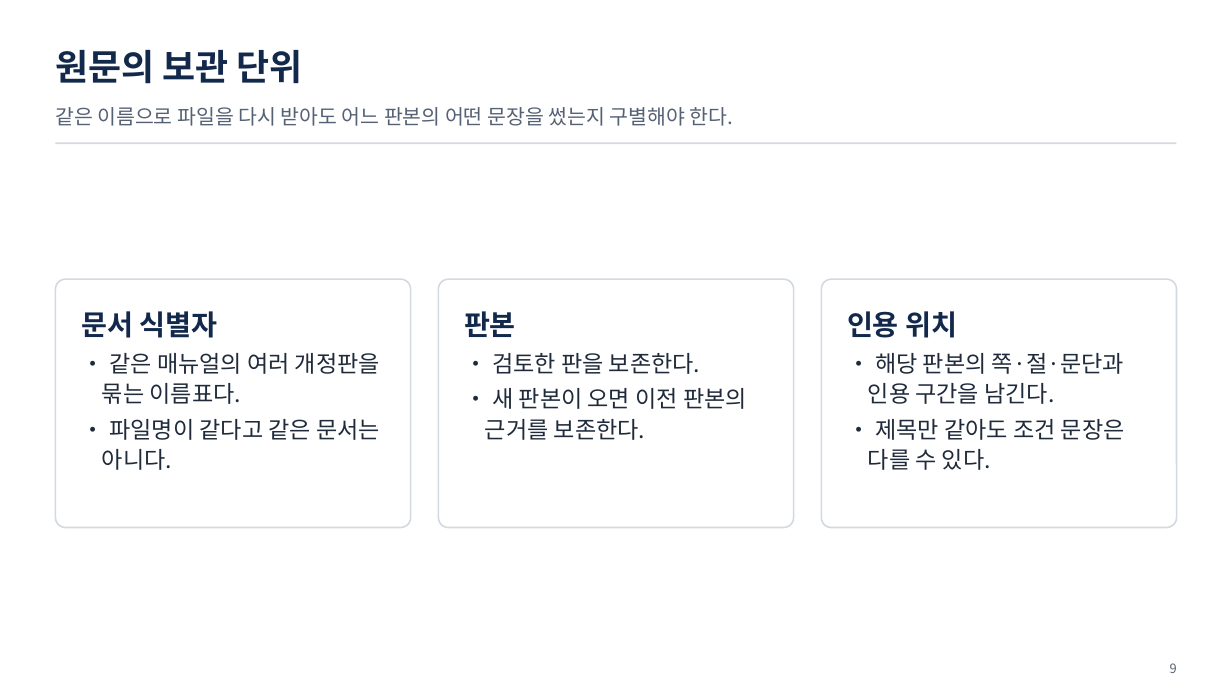
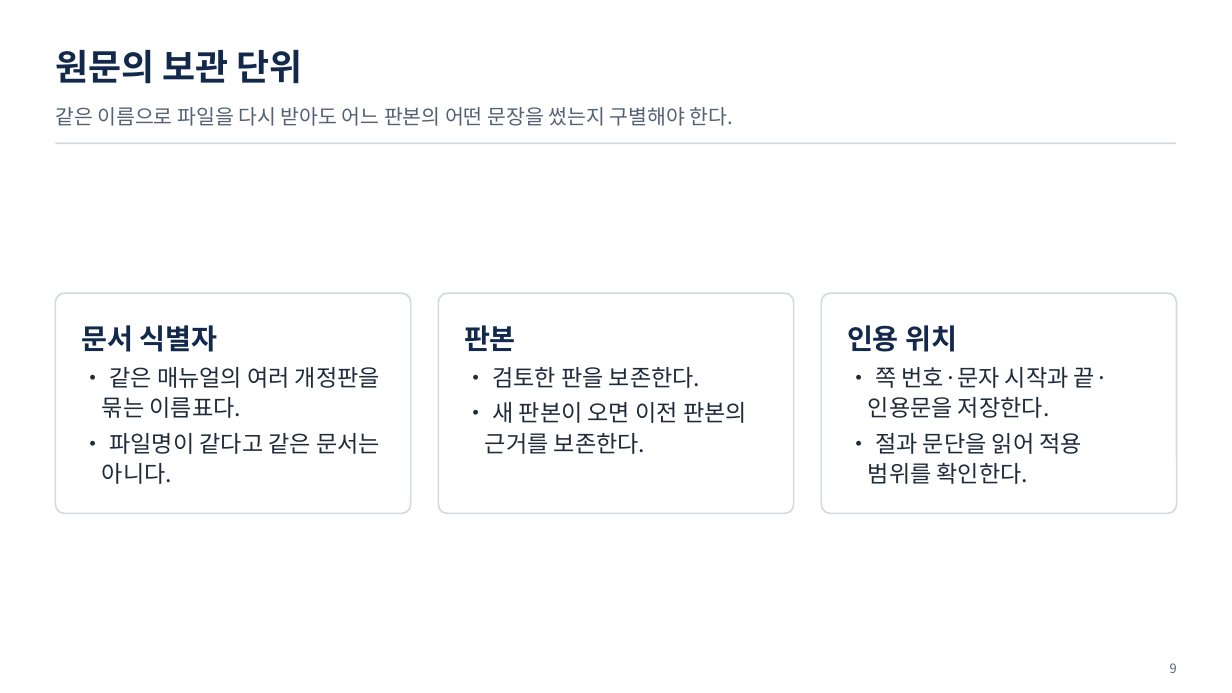
Before and after one commit to uengine-oss/hyd-iot-edu, a slide deck: slide 9 of workspace/강의제작/산출물/통합반/이론/04회차/통합반_04일차.pptx. Drawn at 1232x693 pixels with LibreOffice and Linux fonts; fonts in the diff are those of the drawing. Boxes give left, top, right and bottom in pixels: in the first picture for what was removed or moved away, otherwise in the second. Text is boxed around its words. In the diff, an @@ line names an element or a change of style, - is before the commit and + after.

Commit message:
통합반 온라인 4회차 4~10장의 작업 조건과 판본을 원문으로 대조

```diff
--- a/workspace/강의제작/산출물/통합반/이론/04회차/통합반_04일차.pptx
+++ b/workspace/강의제작/산출물/통합반/이론/04회차/통합반_04일차.pptx
@@ rounded rectangle: place and size @@
-rounded rectangle at [55, 279, 410, 528]
+rounded rectangle at [55, 293, 410, 513]
@@ rounded rectangle: place and size @@
-rounded rectangle at [438, 279, 793, 528]
+rounded rectangle at [438, 293, 793, 513]
@@ rounded rectangle: place and size @@
-rounded rectangle at [822, 279, 1177, 528]
+rounded rectangle at [822, 293, 1177, 513]
@@ text "문서 식별자": place and size @@
-text "문서 식별자" at [81, 311, 380, 470]
+text "문서 식별자" at [81, 325, 380, 484]
@@ text "판본": place and size @@
-text "판본" at [464, 311, 747, 440]
+text "판본" at [464, 325, 747, 454]
@@ text "인용 위치": place and size @@
-text "인용 위치" at [847, 311, 1125, 470]
+text "인용 위치" at [847, 325, 1108, 484]
@@ text at [868, 367, 1108, 484]: text changed @@
-• 해당 판본의 쪽·절·문단과 인용 구간을 남긴다.
-• 제목만 같아도 조건 문장은 다를 수 있다.
+• 쪽 번호·문자 시작과 끝·인용문을 저장한다.
+• 절과 문단을 읽어 적용 범위를 확인한다.
```
Also in this commit, not shown: 5 other slides changed, 5 other files.
